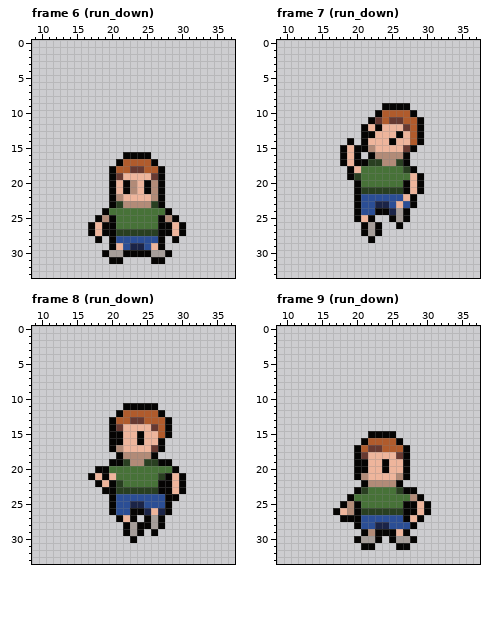
File history of a pixel-art file, art/characters/playerA.aseprite. The picture above is the old version.
48x48 pixels, 69 frames. Shown: frame 6 (run_down): x 9..37, y 0..33; frame 7 (run_down): x 9..37, y 0..33; frame 8 (run_down): x 9..37, y 0..33; frame 9 (run_down): x 9..37, y 0..33. The commit also changed other frames, which this record leaves out.
After the commit:
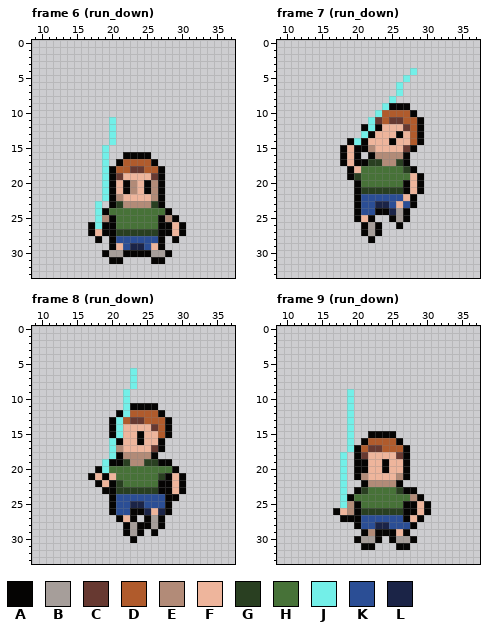
Palette (. is transparent): A #050403  B #a69e9a  C #673931  D #b05b2c  E #b28b78  F #eeb59c  G #293f21  H #477238  J #73efe8  K #2b4e95  L #1b2447
The exact change:
layer "Layer 2" now shown
Changed rows in their new state; - is an unchanged pixel.
Frame 6 (run_down), layer "Layer 2":
first column x 18:
11 --J
12 --J
13 --J
14 --J
15 -J-
16 -J-
17 -J-
18 -J-
19 -J-
20 -J-
21 -J-
22 -J-
23 J--
24 J--
25 J--
26 J--
Frame 7 (run_down), layer "Layer 2":
first column x 20:
 4 --------J
 5 -------J-
 6 ------J--
 7 ------J--
 8 -----J---
 9 ----J----
10 ---J-----
11 --J------
12 --J------
13 -J-------
14 J--------
Frame 8 (run_down), layer "Layer 2":
first column x 19:
 6 ----J
 7 ----J
 8 ----J
 9 ---J-
10 ---J-
11 ---J-
12 ---J-
13 --J--
14 --J--
15 --J--
16 -J---
17 -J---
18 -J---
19 J----
20 J----
Frame 9 (run_down), layer "Layer 2":
first column x 18:
 9 -J
10 -J
11 -J
12 -J
13 -J
14 -J
15 -J
16 -J
17 -J
18 J-
19 J-
20 J-
21 J-
22 J-
23 J-
24 J-
25 J-
Pixel boxes of the changes (left, top, right, bottom) in both pictures:
changed: (95, 117, 116, 229)
changed: (354, 68, 417, 145)
changed: (102, 368, 137, 473)
changed: (340, 389, 354, 508)
